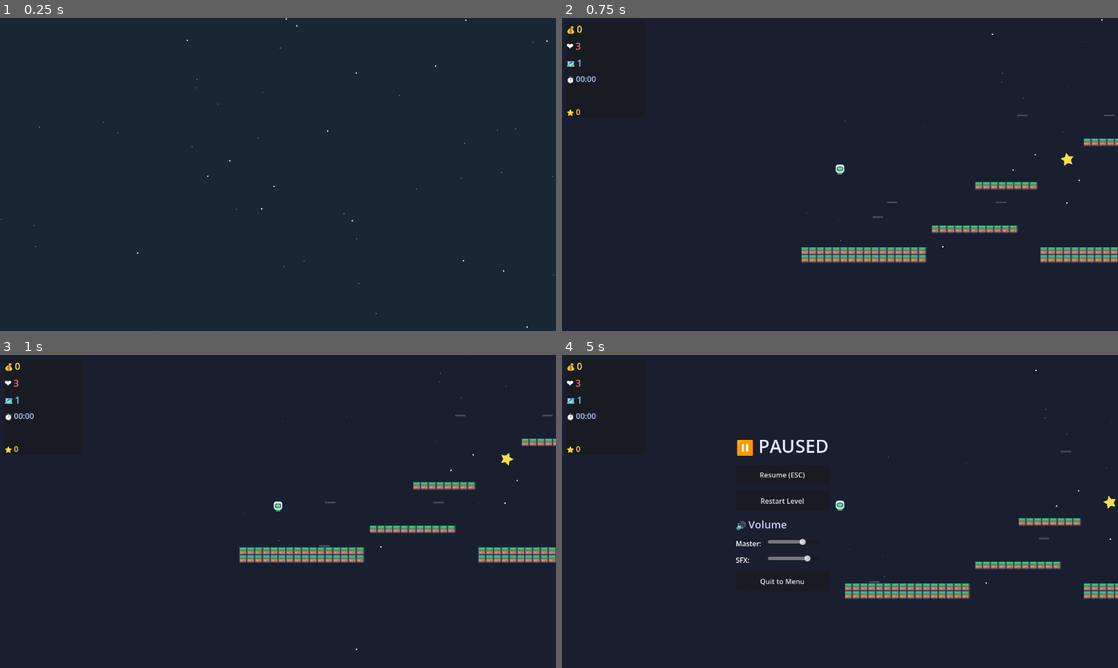
Above: before the commit, frames 1-4 (two rows, left to right).
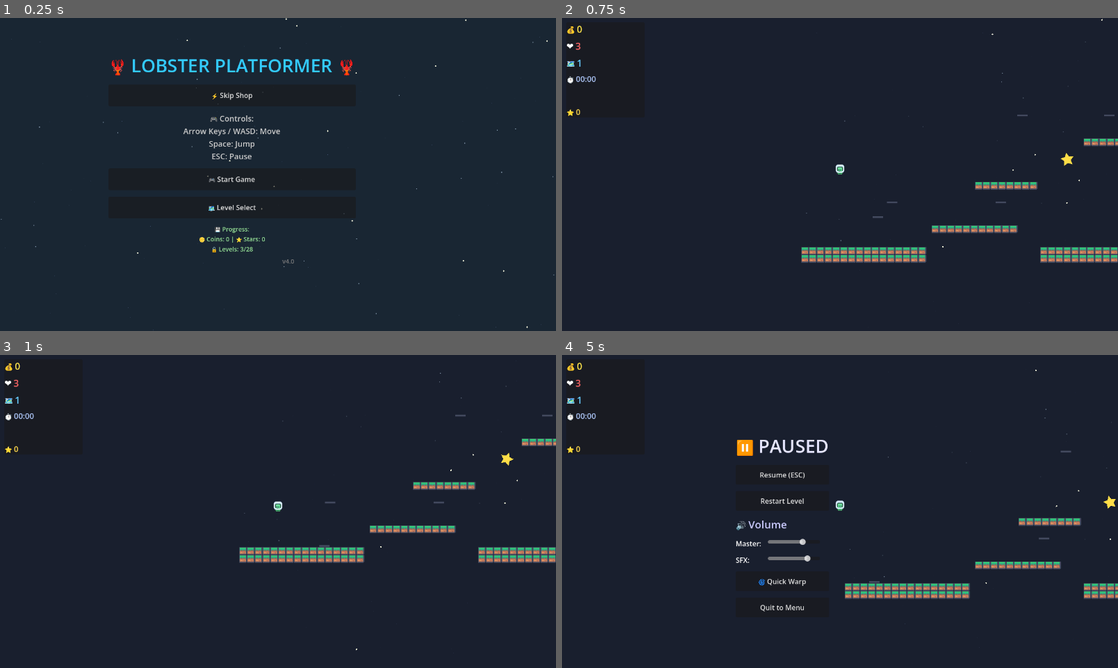
Above: after the commit, the same moments.

Repository: LungTakumi/ClawPlatformer
Game: Godot game, scene res://main.tscn
Same seed, same stepped clock (60 frames per second), same inputs: the game is played once before the commit and once after it.
Inputs (mouse positions are in pixels of both pictures, inside the frame that each line leads up to):
- Up to frame 1 (0.25 s): no input
- Up to frame 2 (0.75 s): click (795, 180) at 0.5 s, where only the run after the commit has a clickable "🎮 Start Game"
- Up to frame 3 (1 s): no input
- Up to frame 4 (5 s): move the mouse to (962, 495) at 1.27 s; hold Right (move_right) 1.28-2 s; tap B at 1.35 s; click (962, 495) at 1.42 s; tap Space (jump) at 1.52, 4.52 s; drag from (728, 527) to (906, 520) at 2.02 s; tap Enter at 2.75 s; move the mouse to (895, 442) at 2.77 s; hold Right (move_right) 2.78-3.5 s; tap E at 2.85 s; drag from (812, 574) to (923, 401) at 3.52 s; move the mouse to (1006, 558) at 4.27 s; hold Left (move_left) from 4.28 s (still down); tap G at 4.35 s; tap Tab (pause) at 4.9 s

The runs differ from the first frame. In frame 1, 1.7% of the frame differs, in the area x 20-64%, y 13-79%; in frame 2, nothing differs; in frame 3, nothing differs; in frame 4, 0.2%.
Error before the commit: Invalid assignment of property or key 'horizontal_alignment' with value of type 'int' on a base object of type 'VBoxContainer'. (res://main.gd:1548)

Commit message:
v4.1 - Quick Warp System - 添加快速传送 (Quick Warp) 功能 - 暂停菜单可传送到已解锁关卡 - 添加世界地图传送门 (Warp Portal) 物品 - 修复 main.gd 重复 return 语句 - 修复 VBoxContainer horizontal_alignment 错误 - 更新版本到 v4.0

Diff:
--- a/main.gd
+++ b/main.gd
@@ -1545,7 +1545,6 @@
 	var container = VBoxContainer.new()
 	container.position = Vector2(250, 80)
 	container.add_theme_constant_override("separation", 15)
-	container.horizontal_alignment = HORIZONTAL_ALIGNMENT_CENTER
 	canvas.add_child(container)
 
 	# Animated title
@@ -1630,7 +1629,7 @@
 
 	# Version in bottom right
 	var version = Label.new()
-	version.text = "v3.9"
+	version.text = "v4.0"
 	version.position = Vector2(650, 550)
 	version.add_theme_font_size_override("font_size", 14)
 	version.add_theme_color_override("font_color", Color(0.5, 0.5, 0.5))
@@ -1864,12 +1863,181 @@
 	sfx_row.add_child(sfx_slider)
 	pause_menu.add_child(sfx_row)
 
+	# Quick Warp button - Teleport to unlocked levels
+	var warp_btn = Button.new()
+	warp_btn.text = "🌀 Quick Warp"
+	warp_btn.custom_minimum_size = Vector2(200, 45)
+	warp_btn.pressed.connect(func():
+		hide_pause_menu()
+		show_warp_menu()
+	)
+	pause_menu.add_child(warp_btn)
+
 	# Quit button
 	var quit_btn = Button.new()
 	quit_btn.text = "Quit to Menu"
 	quit_btn.custom_minimum_size = Vector2(200, 45)
 	quit_btn.pressed.connect(func(): quit_to_menu())
 	pause_menu.add_child(quit_btn)
+
+# 🌀 Quick Warp Menu - Teleport to unlocked levels
+func show_warp_menu():
+	var ui = get_tree().get_first_node_in_group("ui")
+	if not ui:
+		return
+
+	is_paused = false
+	get_tree().paused = false
+
+	# Remove existing warp menu if any
+	var existing = ui.get_node_or_null("WarpMenu")
+	if existing:
+		existing.queue_free()
+
+	var warp_menu = VBoxContainer.new()
+	warp_menu.name = "WarpMenu"
+	warp_menu.position = Vector2(400, 120)
+	warp_menu.add_theme_constant_override("separation", 10)
+	ui.add_child(warp_menu)
+
+	# Title
+	var title = Label.new()
+	title.text = "🌀 QUICK WARP"
+	title.horizontal_alignment = HORIZONTAL_ALIGNMENT_CENTER
+	title.add_theme_font_size_override("font_size", 32)
+	title.add_theme_color_override("font_color", Color(0.4, 0.8, 1))
+	warp_menu.add_child(title)
+
+	# Subtitle
+	var subtitle = Label.new()
+	subtitle.text = "Teleport to unlocked levels"
+	subtitle.horizontal_alignment = HORIZONTAL_ALIGNMENT_CENTER
+	subtitle.add_theme_font_size_override("font_size", 14)
+	subtitle.add_theme_color_override("font_color", Color(0.7, 0.7, 0.7))
+	warp_menu.add_child(subtitle)
+
+	# Level buttons grid
+	var grid = GridContainer.new()
+	grid.columns = 4
+	grid.add_theme_constant_override("h_separation", 8)
+	grid.add_theme_constant_override("v_separation", 8)
+	warp_menu.add_child(grid)
+
+	var unlocked = get_unlocked_levels()
+
+	# Create level warp buttons
+	for i in range(min(levels.size(), 20)):  # Show first 20 levels
+		var level = levels[i]
+		var is_unlocked = i in unlocked
+
+		var btn = Button.new()
+		btn.custom_minimum_size = Vector2(80, 50)
+
+		if is_unlocked:
+			btn.text = str(i + 1)
+			btn.tooltip_text = level["name"]
+			btn.pressed.connect(func(): warp_to_level(i))
+		else:
+			btn.text = "🔒"
+			btn.disabled = true
+
+		grid.add_child(btn)
+
+	# More levels button if there are more
+	if levels.size() > 20:
+		var more_btn = Button.new()
+		more_btn.text = "More..."
+		more_btn.custom_minimum_size = Vector2(200, 40)
+		more_btn.pressed.connect(func():
+			ui.get_node("WarpMenu").queue_free()
+			show_warp_menu_more()
+		)
+		warp_menu.add_child(more_btn)
+
+	# Back button
+	var back_btn = Button.new()
+	back_btn.text = "⬅️ Back to Game"
+	back_btn.custom_minimum_size = Vector2(200, 40)
+	back_btn.pressed.connect(func():
+		ui.get_node("WarpMenu").queue_free()
+		toggle_pause()
+	)
+	warp_menu.add_child(back_btn)
+
+func show_warp_menu_more():
+	var ui = get_tree().get_first_node_in_group("ui")
+	if not ui:
+		return
+
+	# Remove existing warp menu if any
+	var existing = ui.get_node_or_null("WarpMenu")
+	if existing:
+		existing.queue_free()
+
+	var warp_menu = VBoxContainer.new()
+	warp_menu.name = "WarpMenu"
+	warp_menu.position = Vector2(350, 80)
+	warp_menu.add_theme_constant_override("separation", 8)
+	ui.add_child(warp_menu)
+
+	# Title
+	var title = Label.new()
+	title.text = "🌀 MORE LEVELS"
+	title.horizontal_alignment = HORIZONTAL_ALIGNMENT_CENTER
+	title.add_theme_font_size_override("font_size", 28)
+	title.add_theme_color_override("font_color", Color(0.4, 0.8, 1))
+	warp_menu.add_child(title)
+
+	# Level buttons grid
+	var grid = GridContainer.new()
+	grid.columns = 4
+	grid.add_theme_constant_override("h_separation", 8)
+	grid.add_theme_constant_override("v_separation", 8)
+	warp_menu.add_child(grid)
+
+	var unlocked = get_unlocked_levels()
+
+	# Create level warp buttons (20-40)
+	for i in range(20, levels.size()):
+		var level = levels[i]
+		var is_unlocked = i in unlocked
+
+		var btn = Button.new()
+		btn.custom_minimum_size = Vector2(80, 50)
+
+		if is_unlocked:
+			btn.text = str(i + 1)
+			btn.tooltip_text = level["name"]
+			btn.pressed.connect(func(): warp_to_level(i))
+		else:
+			btn.text = "🔒"
+			btn.disabled = true
+
+		grid.add_child(btn)
+
+	# Back button
+	var back_btn = Button.new()
+	back_btn.text = "⬅️ Back"
+	back_btn.custom_minimum_size = Vector2(200, 40)
+	back_btn.pressed.connect(func():
+		ui.get_node("WarpMenu").queue_free()
+		show_warp_menu()
+	)
+	warp_menu.add_child(back_btn)
+
+func warp_to_level(level_index):
+	var ui = get_tree().get_first_node_in_group("ui")
+	if ui:
+		var warp_menu = ui.get_node_or_null("WarpMenu")
+		if warp_menu:
+			warp_menu.queue_free()
+
+	is_paused = false
+	get_tree().paused = false
+
+	# Warp to selected level
+	current_level = level_index
+	setup_level(current_level)
 
 func hide_pause_menu():
 	var ui = get_tree().get_first_node_in_group("ui")
@@ -2399,7 +2567,6 @@
 	add_child(enemy)
 	enemies.append(enemy)
 	return enemy
-	return enemy
 
 func create_checkpoint(x, y):
 	var cp = Area2D.new()
@@ -2464,6 +2631,47 @@
 		powerup.set_meta("forced_type", powerup_type)
 	add_child(powerup)
 	powerups.append(powerup)
+
+# 🌀 Create a warp portal - teleports to unlocked levels
+var warp_portals: Array[Area2D] = []
+
+func create_warp_portal(x, y):
+	var portal = Area2D.new()
+	portal.position = Vector2(x, y)
+	portal.script = load("res://warp_portal.gd")
+
+	# Create visual - swirling portal effect
+	var sprite = Polygon2D.new()
+	var pts = PackedVector2Array()
+	var num_points = 8
+	for i in range(num_points):
+		var angle = i * TAU / num_points
+		pts.append(Vector2(cos(angle), sin(angle)) * 16)
+	sprite.polygon = pts
+	sprite.color = Color(0.4, 0.8, 1, 0.8)
+	portal.add_child(sprite)
+
+	# Inner glow
+	var inner = Polygon2D.new()
+	inner.polygon = pts.duplicate()
+	inner.scale = Vector2(0.6, 0.6)
+	inner.color = Color(0.6, 0.9, 1, 0.6)
+	portal.add_child(inner)
+
+	# Collision
+	var col = CollisionShape2D.new()
+	var circle = CircleShape2D.new()
+	circle.radius = 18
+	col.shape = circle
+	portal.add_child(col)
+
+	portal.body_entered.connect(func(body):
+		if body.is_in_group("player"):
+			portal.collect()
+	)
+
+	add_child(portal)
+	warp_portals.append(portal)
 
 func setup_ui():
 	var old = get_tree().get_first_node_in_group("ui")
--- /dev/null
+++ b/warp_portal.gd
@@ -0,0 +1,50 @@
+extends Area2D
+
+var rotation_speed = 2.0
+var bob_speed = 3.0
+var bob_amount = 5.0
+var initial_y = 0.0
+var time = 0.0
+var is_collected = false
+
+func _ready():
+	initial_y = position.y
+	# Random initial rotation
+	rotation = randf() * TAU
+	# Connect the body_entered signal
+	body_entered.connect(_on_body_entered)
+
+func _process(delta):
+	if is_collected:
+		return
+
+	time += delta
+
+	# Rotate
+	rotation += rotation_speed * delta
+
+	# Bob up and down
+	position.y = initial_y + sin(time * bob_speed) * bob_amount
+
+	# Pulse scale
+	var scale_factor = 1.0 + sin(time * 2) * 0.1
+	scale = Vector2(scale_factor, scale_factor)
+
+func collect():
+	if is_collected:
+		return
+	is_collected = true
+
+	var game = get_tree().get_first_node_in_group("game")
+	if game:
+		# Open warp menu
+		game.show_warp_menu()
+
+	# Visual feedback
+	var tween = create_tween()
+	tween.tween_property(self, "modulate:a", 0.0, 0.3)
+	tween.tween_callback(queue_free)
+
+func _on_body_entered(body):
+	if body.is_in_group("player") and not is_collected:
+		collect()
Not shown, added: warp_portal.gd.uid
Not shown, changed: DEVLOG.md
